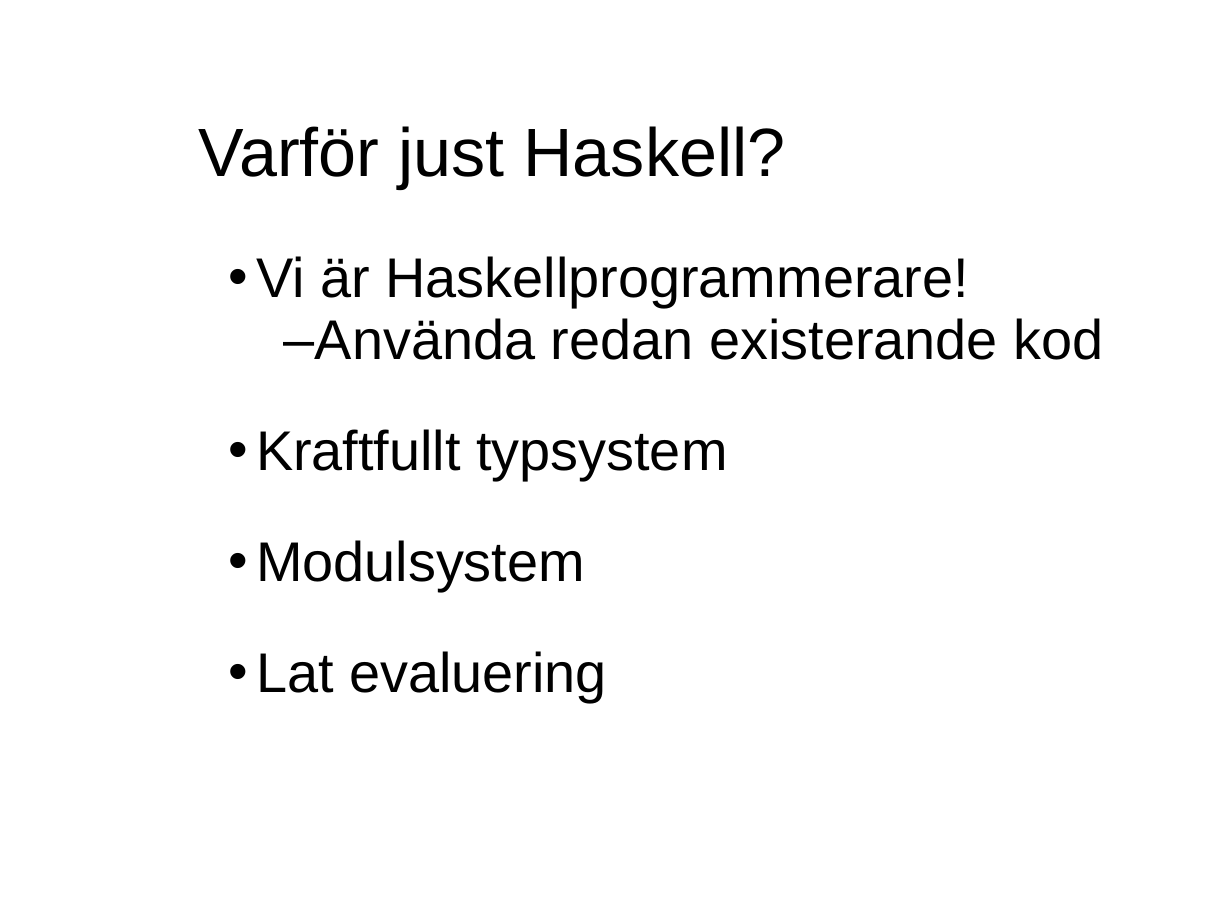
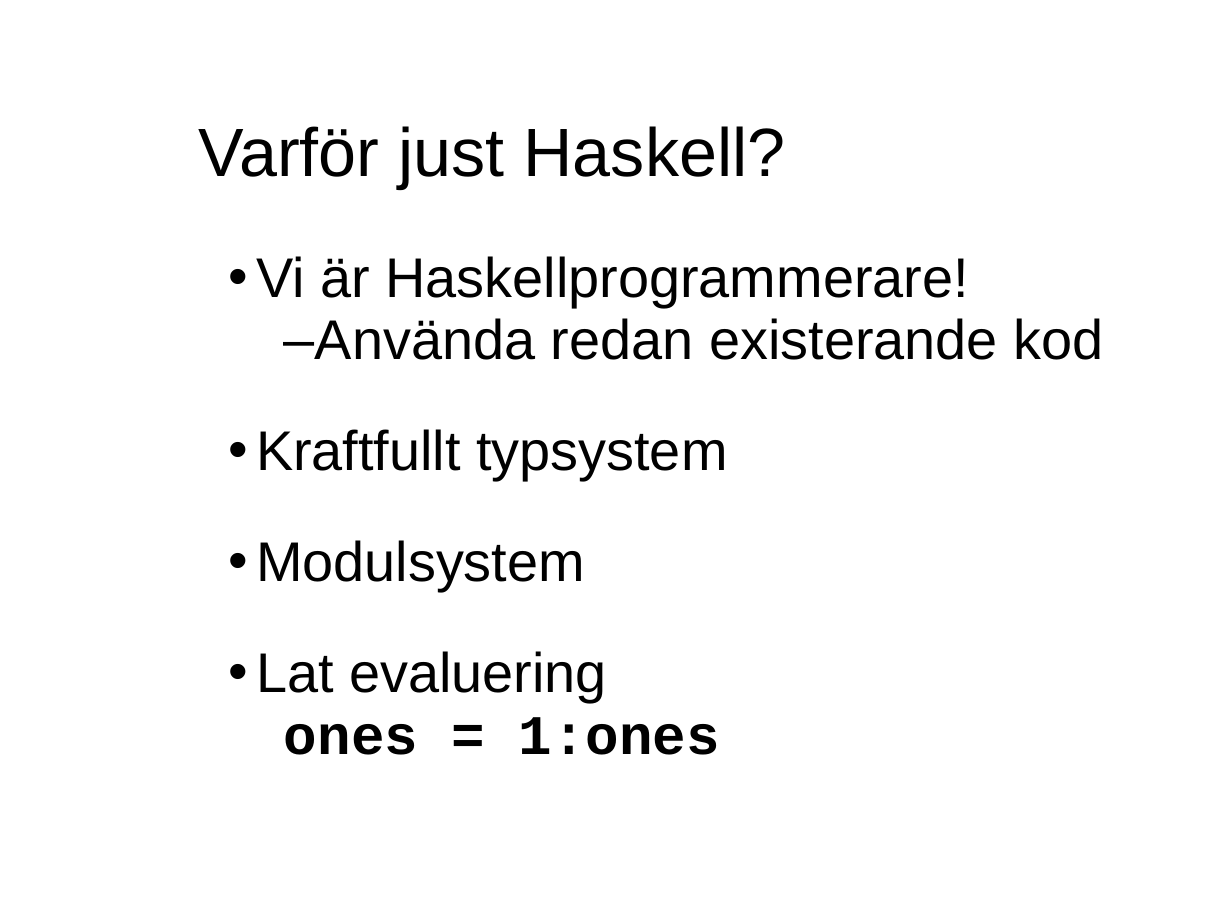
Before and after one commit to evilcandybag/JSHC, a slide deck: slide 27 of report/presentation.ppt (slide 26 before the commit). Drawn at 1232x924 pixels with LibreOffice and Linux fonts; fonts in the diff are those of the drawing. Boxes give left, top, right and bottom in pixels: in the first picture for what was removed or moved away, otherwise in the second. Text is boxed around its words. In the diff, an @@ line names an element or a change of style, - is before the commit and + after.

```diff
--- a/report/presentation.ppt
+++ b/report/presentation.ppt
@@ text at box(284, 717, 720, 755): paragraph added @@
+      ones = 1:ones
```
Also in this commit, not shown: 12 other slides changed, 9 slides added, 1 slide removed, 2 other files.
